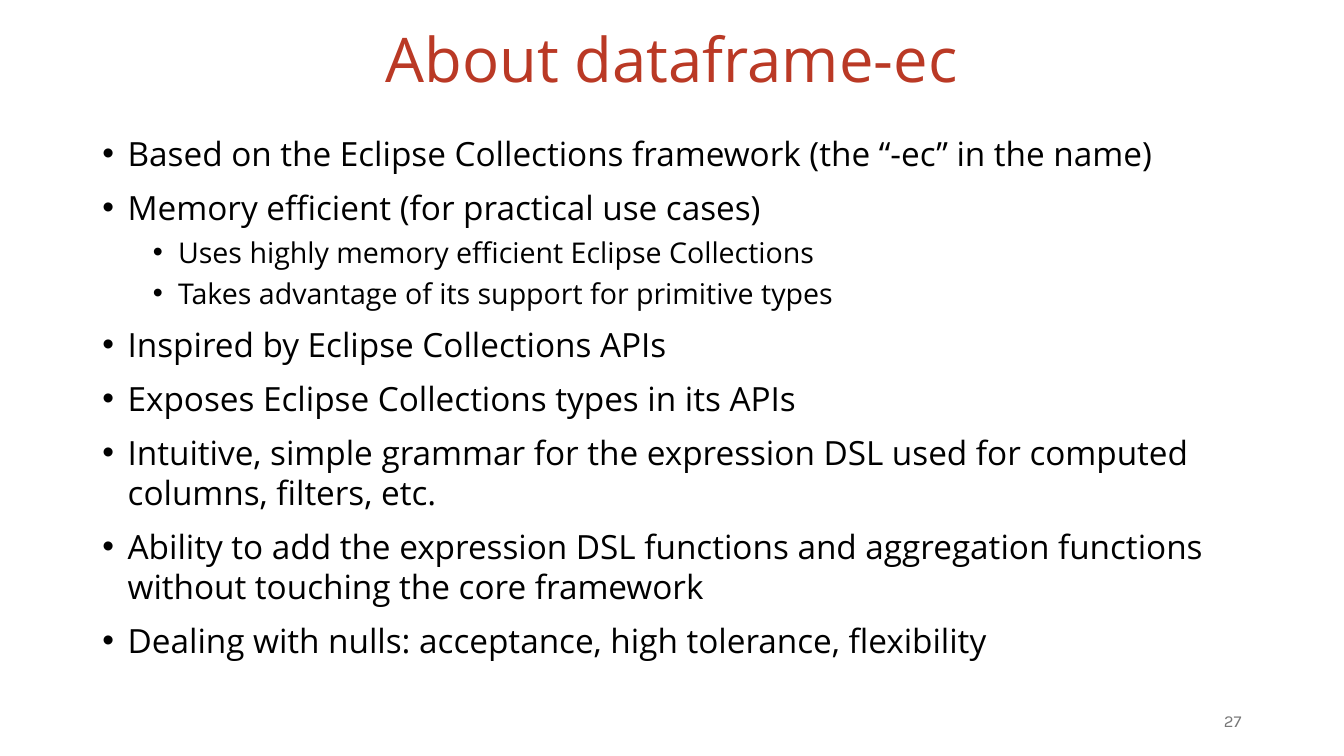
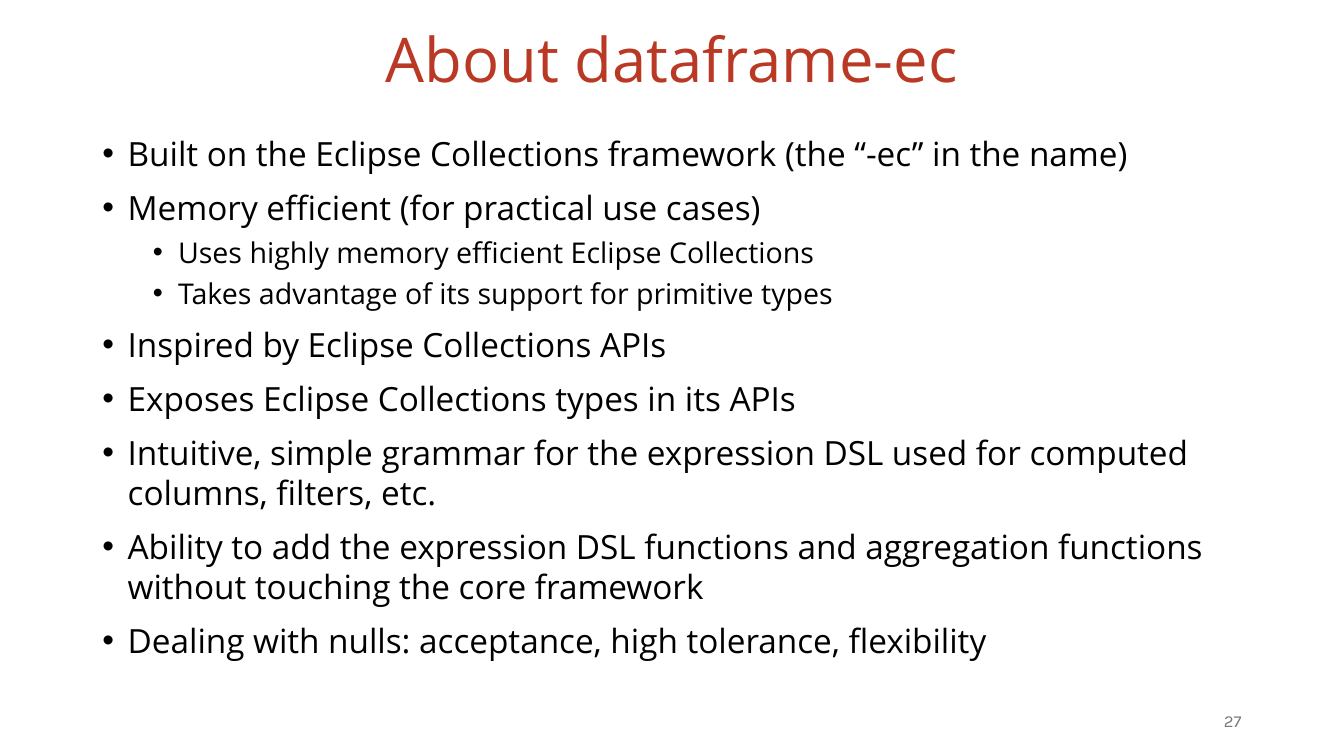
Before and after one commit to vmzakharov/missing-dataframe-talk, a slide deck: slide 27 of presentation/Missing_Dataframe_Long.pptx. Drawn at 1344x756 pixels with LibreOffice and Linux fonts; fonts in the diff are those of the drawing. Boxes give left, top, right and bottom in pixels: in the first picture for what was removed or moved away, otherwise in the second. Text is boxed around its words. In the diff, an @@ line names an element or a change of style, - is before the commit and + after.

Commit message:
minor slide update

```diff
--- a/presentation/Missing_Dataframe_Long.pptx
+++ b/presentation/Missing_Dataframe_Long.pptx
@@ text at box(128, 140, 1127, 174): text changed @@
-• Based on the Eclipse Collections framework (the “-ec” in the name)
+• Built on the Eclipse Collections framework (the “-ec” in the name)
```
Also in this commit, not shown: 1 other slide changed, 1 other file.
